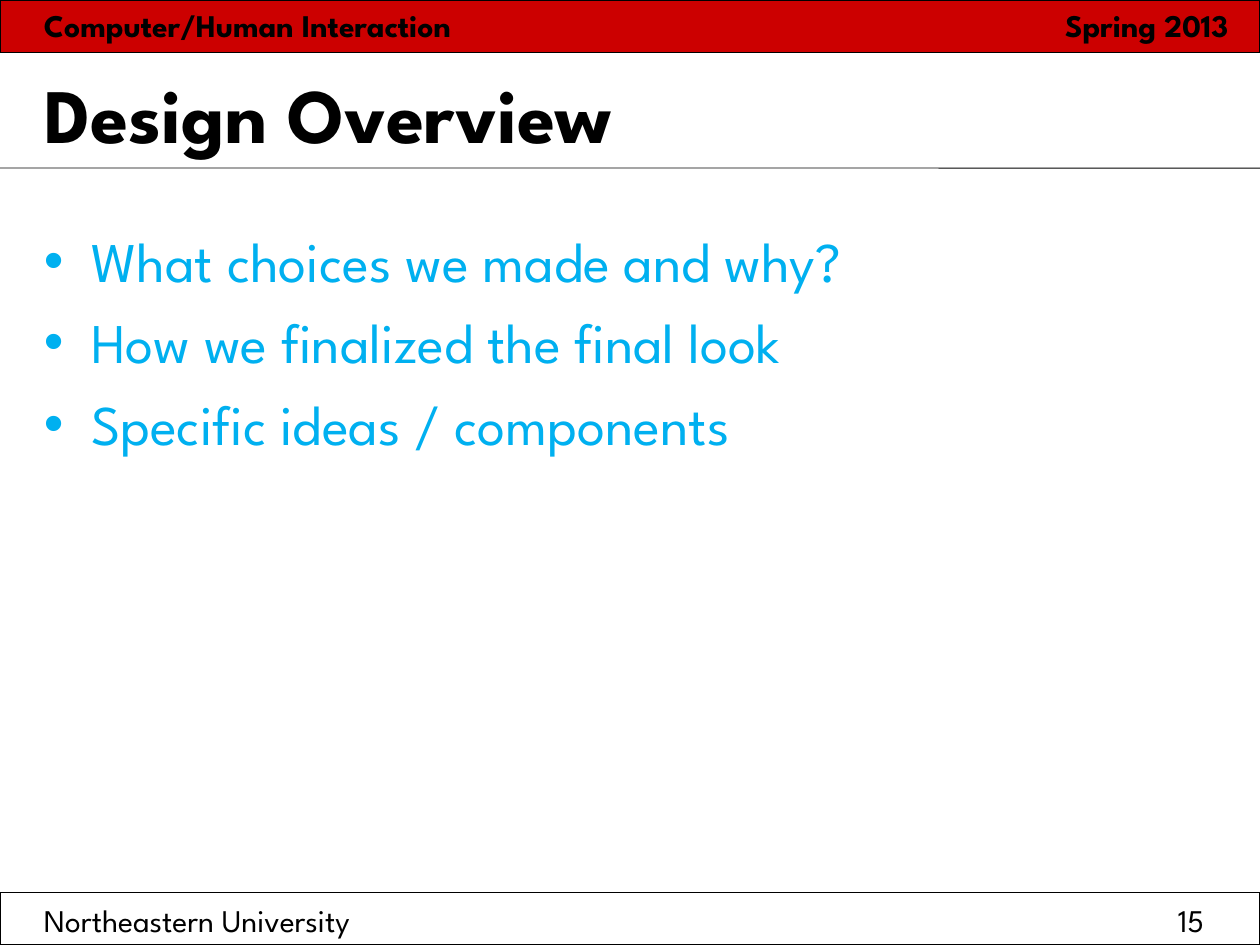
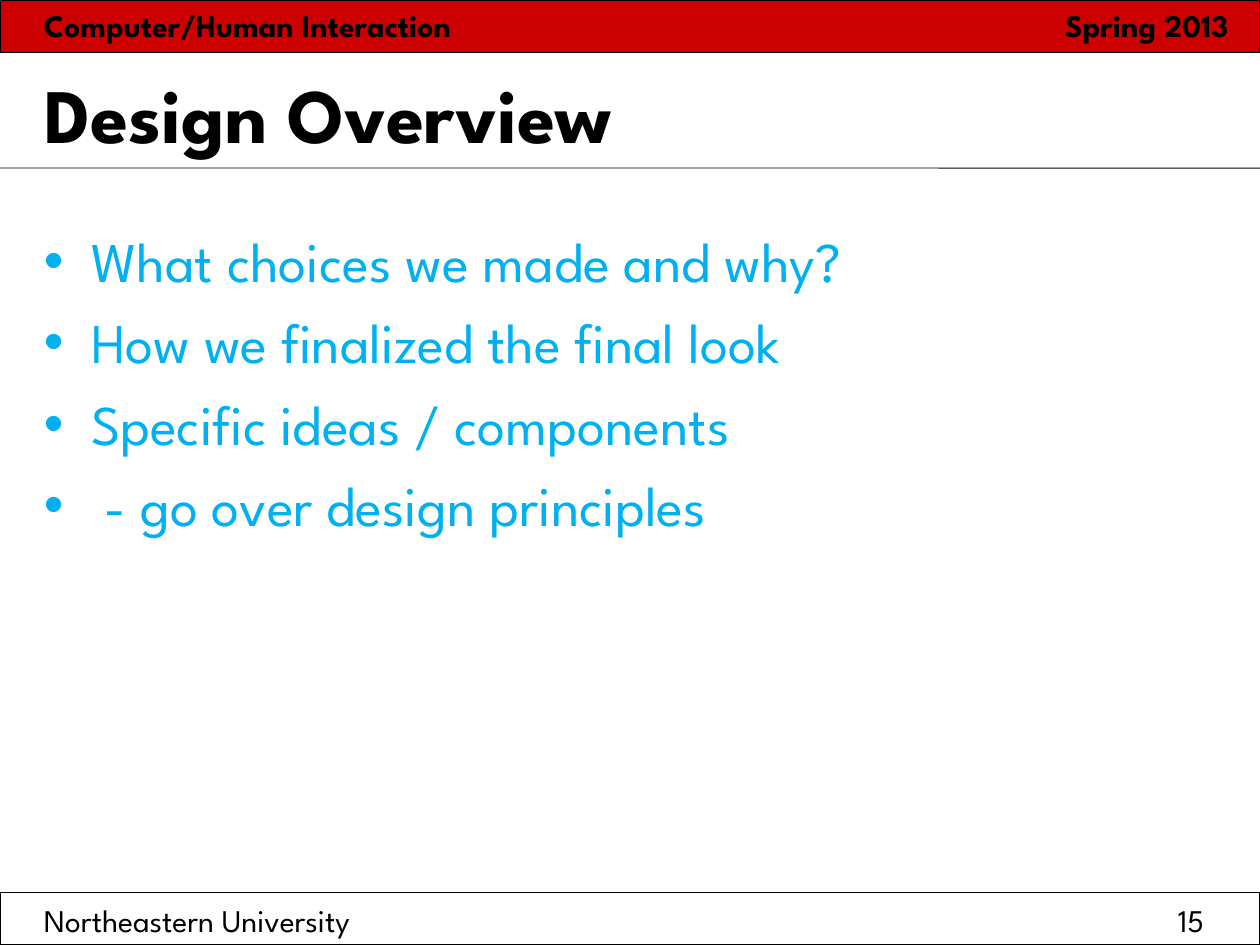
Before and after one commit to hci2014/sandbox, a slide deck: slide 15 of FinalPresentationTemplate.ppt. Drawn at 1260x945 pixels with LibreOffice and Linux fonts; fonts in the diff are those of the drawing. Boxes give left, top, right and bottom in pixels: in the first picture for what was removed or moved away, otherwise in the second. Text is boxed around its words. In the diff, an @@ line names an element or a change of style, - is before the commit and + after.

```diff
--- a/FinalPresentationTemplate.ppt
+++ b/FinalPresentationTemplate.ppt
@@ text at bbox=[140, 487, 705, 539]: paragraph added @@
+• - go over design principles
```
Also in this commit, not shown: 9 other slides changed, 1 other file.
